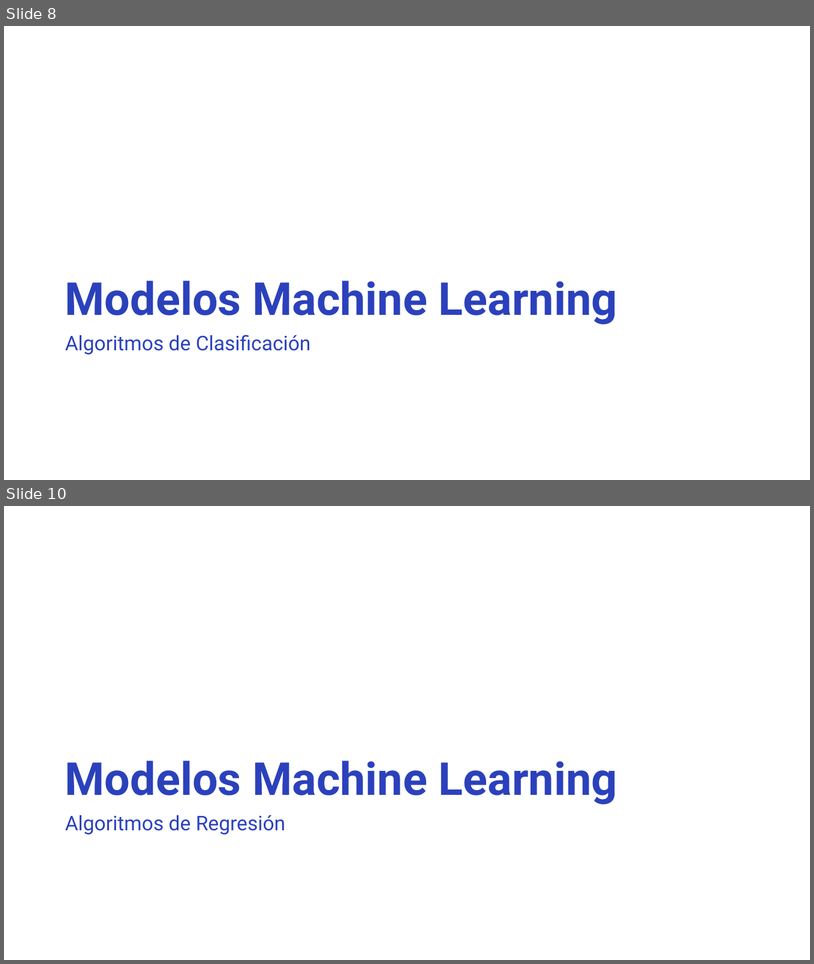
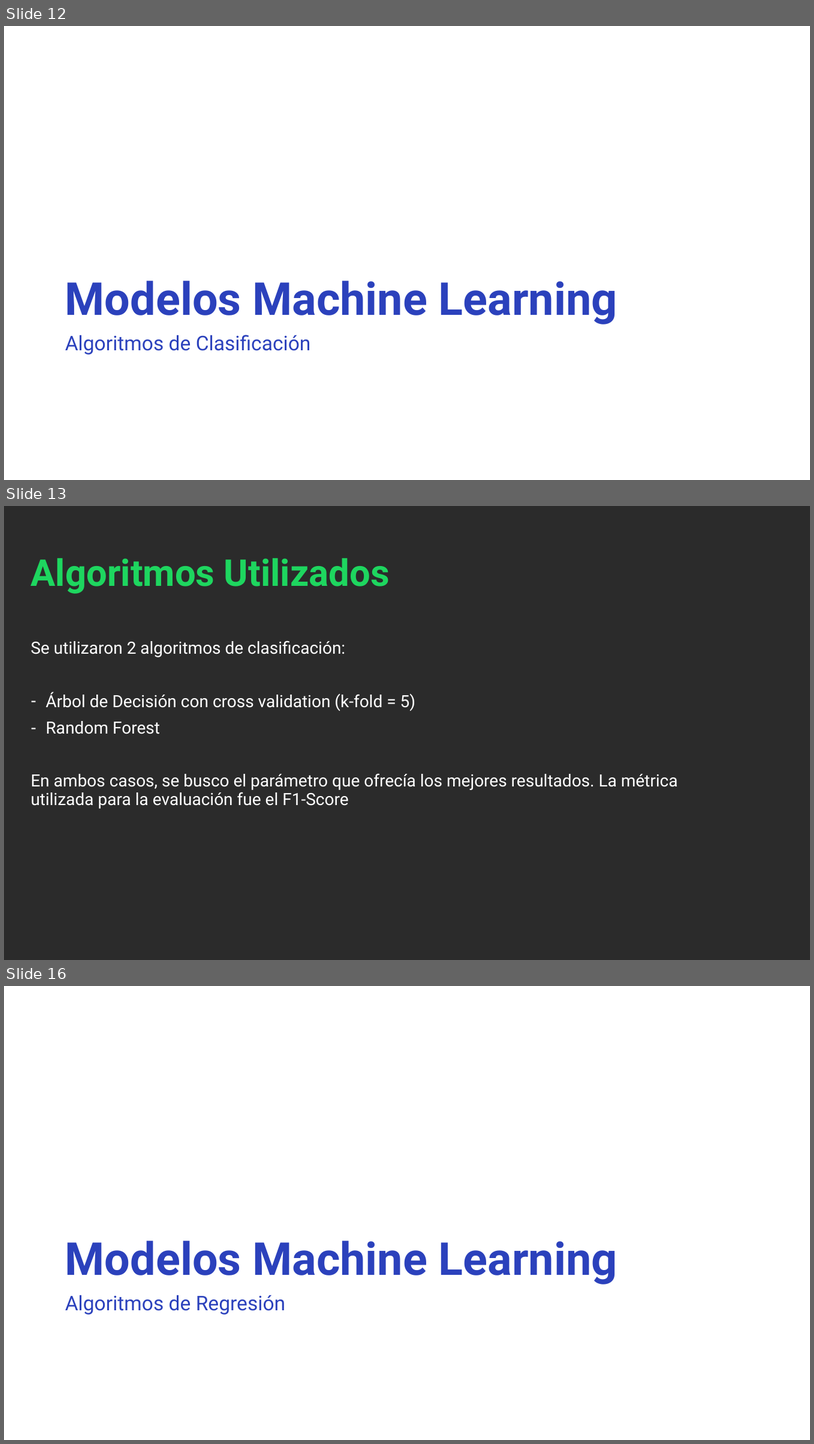
Before and after one commit to Rossana139/CoderHouse-25570-Proyecto-Spotify, a slide deck: Resumen y Presentacion/ProyectoSpotify.pptx. Shown one above the other, each under a label of ours: slides 8 and 10 before the commit, slides 12, 13 and 16 after it; the slides between them are not shown. The pictures are 814x964 and 814x1444 pixels, drawn with LibreOffice and Linux fonts; fonts in the diff are those of the drawing; background and template pictures are left out; a plain dark background stands for a picture behind light text. Boxes give left, top, right and bottom in pixels: in the first picture for what was removed or moved away, otherwise in the second. Text is boxed around its words. In the diff, an @@ line names an element or a change of style, - is before the commit and + after.

```diff
--- a/Resumen y Presentacion/ProyectoSpotify.pptx
+++ b/Resumen y Presentacion/ProyectoSpotify.pptx
@@ slide 13 added at bbox=[4, 506, 810, 960], background picture (left out) @@
@@ title added at bbox=[31, 558, 390, 594], 44 pt, text #1ED65F, bold @@
+Algoritmos Utilizados
@@ text added at bbox=[31, 640, 678, 808], 20 pt, text #FFFFFF @@
+Se utilizaron 2 algoritmos de clasificación:
+– Árbol de Decisión con cross validation (k-fold = 5)
+– Random Forest
+En ambos casos, se busco el parámetro que ofrecía los mejores resultados. La métrica utilizada para la evaluación fue el F1-Score
@@ what was slide 8 is now slide 12 @@
@@ what was slide 10 is now slide 16 @@
```
Also in this commit, not shown: 2 slides changed, 9 other slides added, 1 slide removed.
